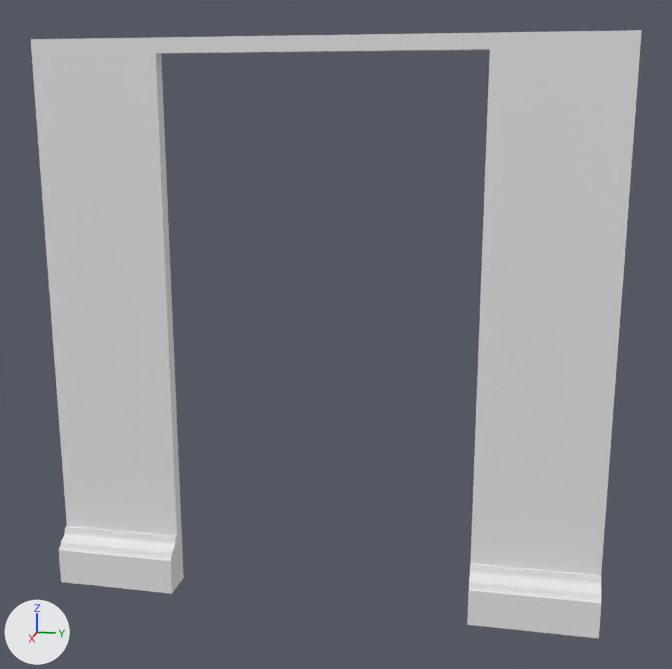
The FBX model ModelsForUE/GroupD/FI-026-Observatory_DoorFrame.fbx, before and after one commit.
Before and after are seen from a camera (50 mm lens) standing at (3.12, 0.68, 1.78) and looking at (0.02, 0.06, 1.01). Arrows for +X, +Y and +Z are at lower left; the lights stay in place.

Objects in the first picture: 'FI-026-Observatory DoorFrame'.
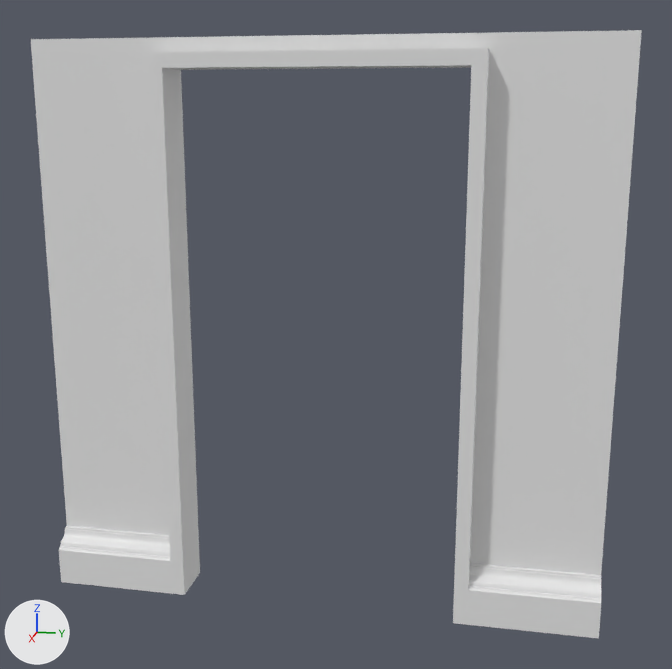
The change, as a list of edits to the scene's bpy script:
```text
Change me_cube_002:
    used by ob_fi_026_observatory_doorframe; location = (0.0, 0.0, 0.0)
    remove me_cube_002.from_pydata(...)  # 100 vertices, 56 faces; spans x 0.0..0.12, y -1.0..1.0, z 0.0..2.0
    add me_cube_002.from_pydata(...)  # 125 vertices, 85 faces; spans x -0.05..0.13, y -1.0..1.0, z 0.0..2.0
    me_cube_002 part 1
    25 vertices are added at x -0.05..0.13, y -0.55..0.55, z 0.0..1.95
    29 new faces join them
```

Changed parts and their boxes (x1, y1, x2, y2) in the pictures (672 x 669 px):
part 1 of me_cube_002, added
    after: (147, 48, 489, 625)
